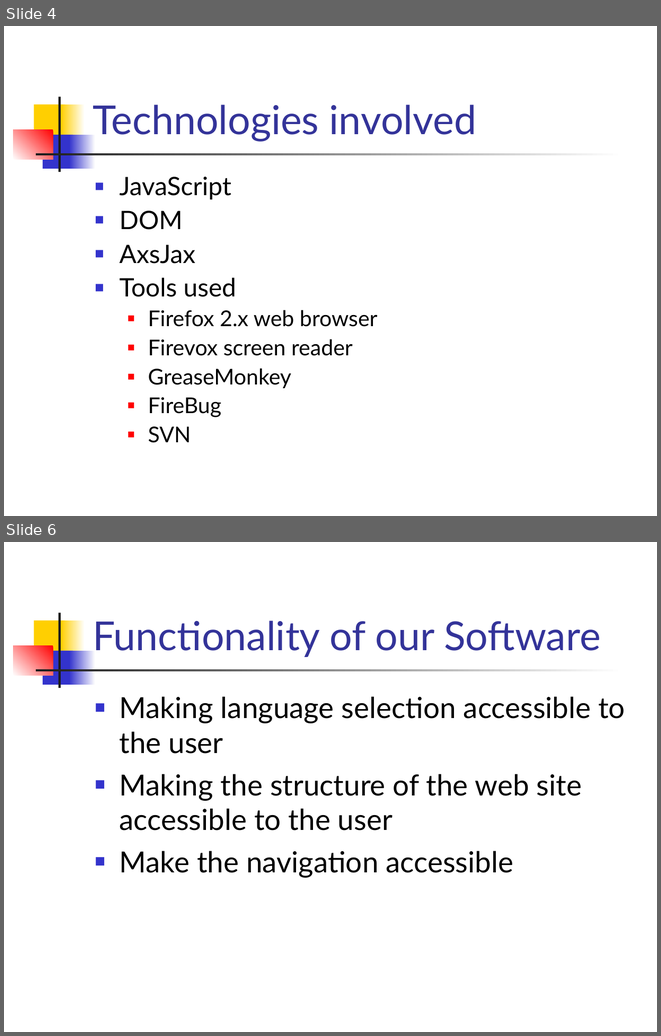
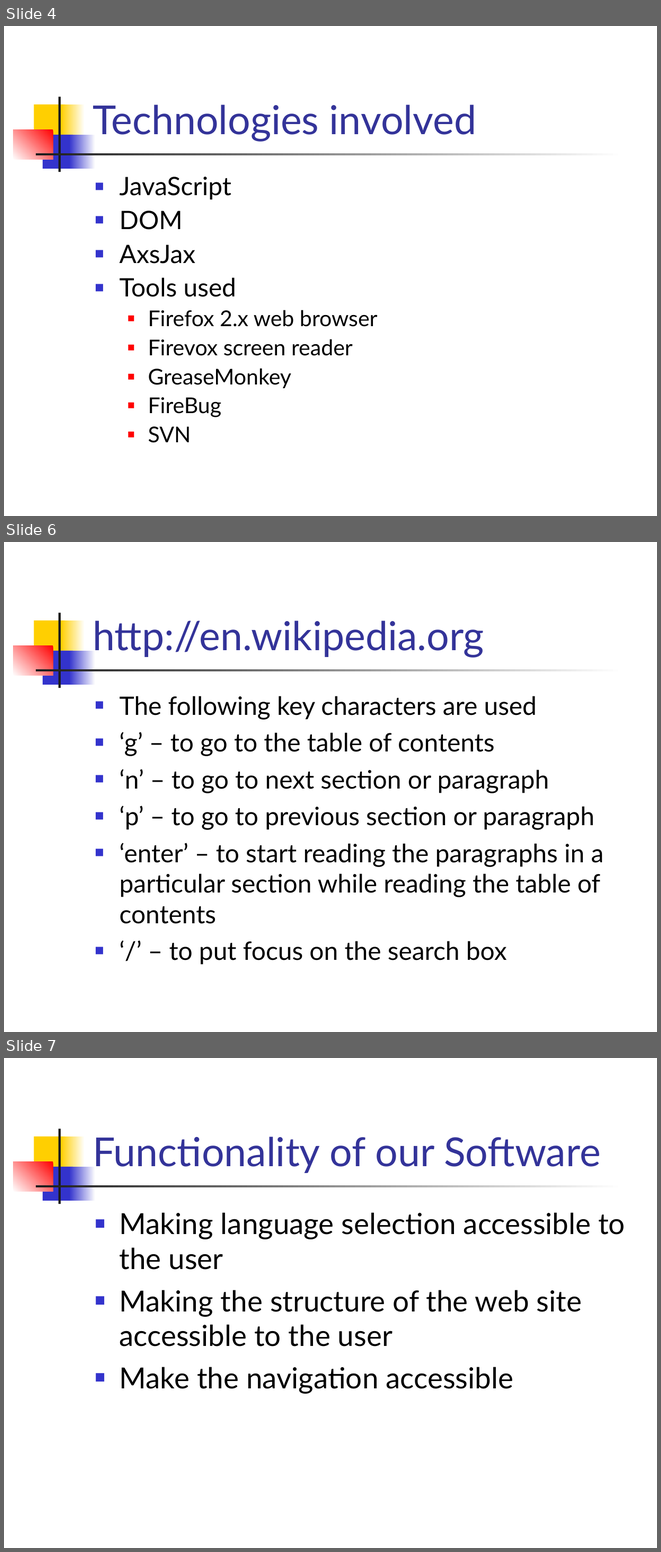
Before and after one commit to prateekt/pp-axsjax-scripts, a slide deck: AxsJax.ppt. Shown one above the other, each under a label of ours: slides 4 and 6 before the commit, slides 4, 6 and 7 after it; the slides between them are not shown. The pictures are 661x1036 and 661x1552 pixels, drawn with LibreOffice and Linux fonts; fonts in the diff are those of the drawing. Boxes give left, top, right and bottom in pixels: in the first picture for what was removed or moved away, otherwise in the second. Text is boxed around its words. In the diff, an @@ line names an element or a change of style, - is before the commit and + after.

```diff
--- a/AxsJax.ppt
+++ b/AxsJax.ppt
@@ slide 6 added at (4,542,657,1032), background #FFFFFF; not listed: 7 template elements that a slide beside it also shows @@
@@ title added at (93,620,484,657), 44 pt, text #333399 @@
+http://en.wikipedia.org
@@ text added at (120,696,604,964), 28 pt, text #000000 @@
+■ The following key characters are used
+■ ‘g’ – to go to the table of contents
+■ ‘n’ – to go to next section or paragraph
+■ ‘p’ – to go to previous section or paragraph
+■ ‘enter’ – to start reading the paragraphs in a particular section while reading the table of contents
+■ ‘/’ – to put focus on the search box
@@ what was slide 6 is now slide 7 @@
```
Also in this commit, not shown: 1 slide changed, 1 other slide added, 1 slide removed, 1 other file.
